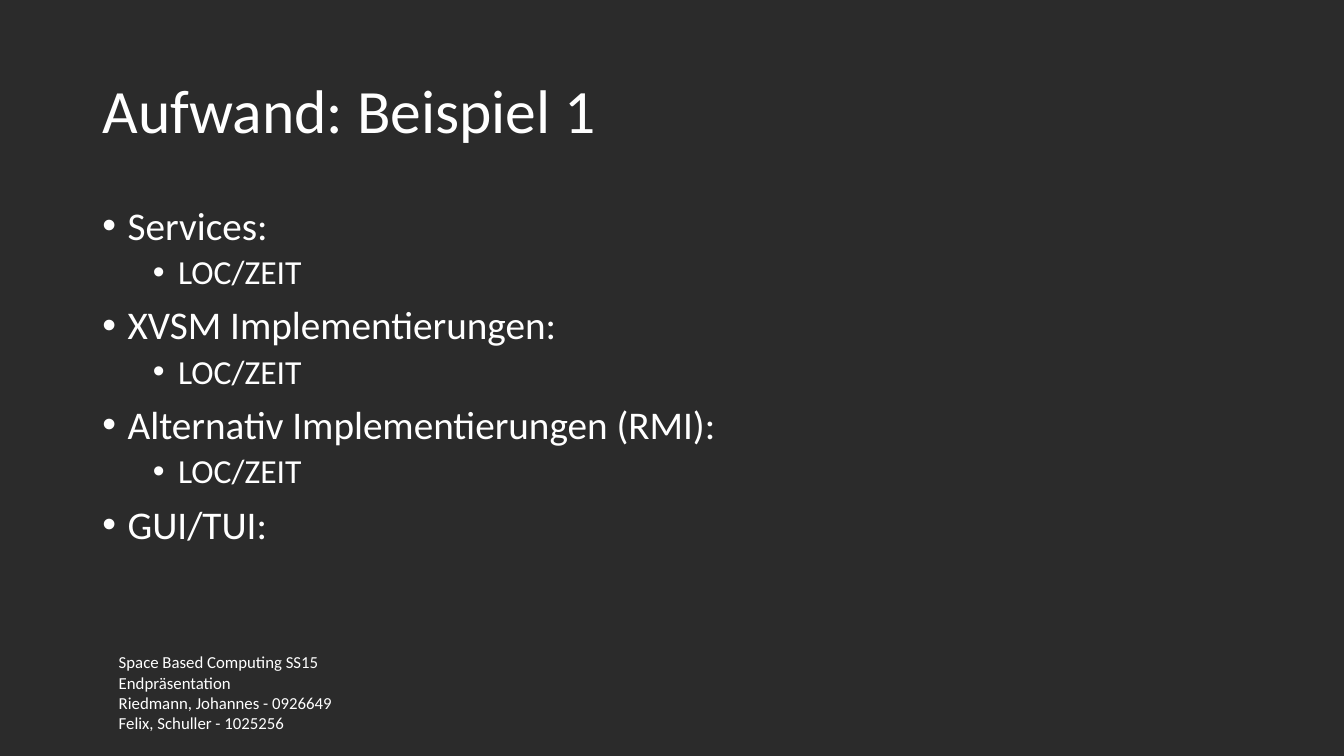
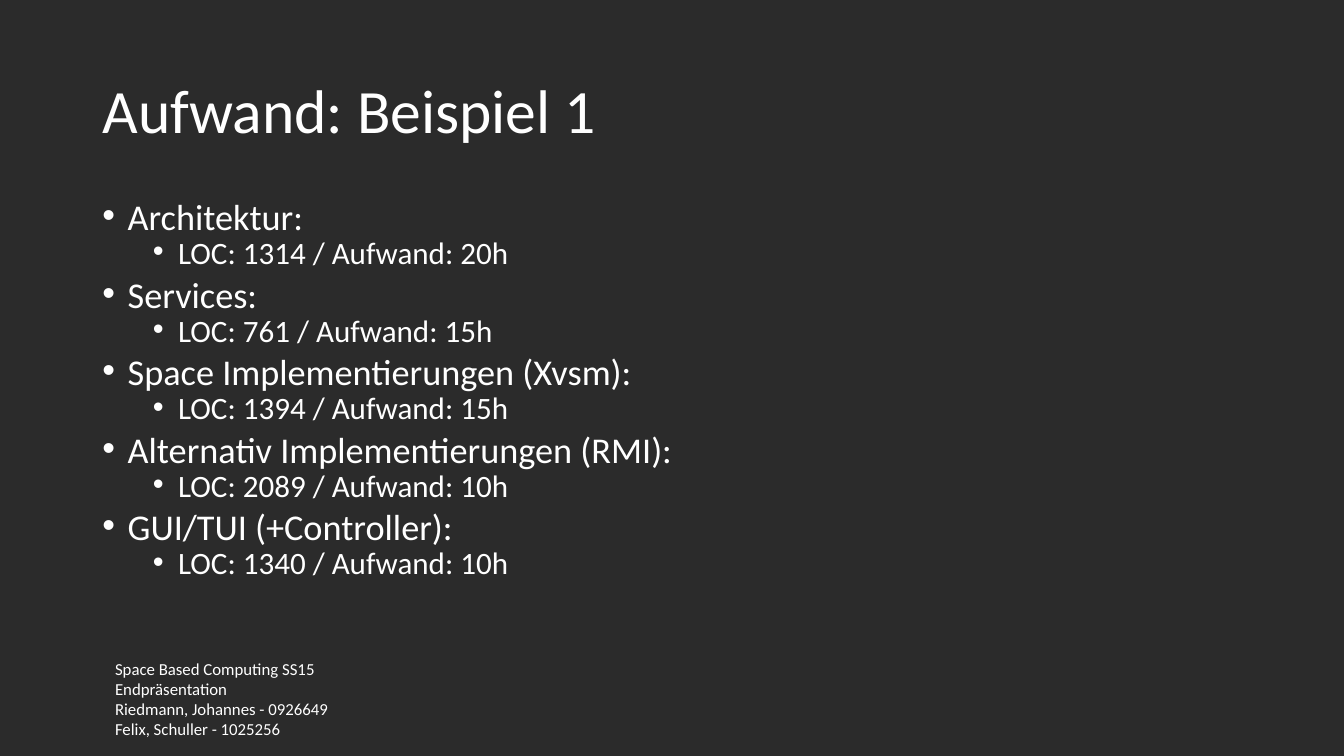
Before and after one commit to fexman/SpaceBasedSS15GsiLuetNit, a slide deck: slide 8 of presentation/presentation.pptx. Drawn at 1344x756 pixels with LibreOffice and Linux fonts; fonts in the diff are those of the drawing; background and template pictures are left out; a plain dark background stands for a picture behind light text. Boxes give left, top, right and bottom in pixels: in the first picture for what was removed or moved away, otherwise in the second. Text is boxed around its words. In the diff, an @@ line names an element or a change of style, - is before the commit and + after.

```diff
--- a/presentation/presentation.pptx
+++ b/presentation/presentation.pptx
@@ text at <box>128,205,508,265</box>: paragraphs added @@
+• Architektur:
+  • LOC: 1314 / Aufwand: 20h
@@ text at <box>128,283,671,470</box>: size 28 to 25.9 pt in "Services:", "Alternativ Implementierungen (RMI):"; line spacing 0.9 to 0.7 @@
@@ text at <box>128,320,631,420</box>: text changed; size 28 to 22.2 pt @@
-  • LOC/ZEIT
-• XVSM Implementierungen:
-  • LOC/ZEIT
+  • LOC: 761 / Aufwand: 15h
+• Space Implementierungen (Xvsm):
+  • LOC: 1394 / Aufwand: 15h
@@ text at <box>128,475,508,575</box>: text changed; size 24 to 22.2 pt @@
-  • LOC/ZEIT
-• GUI/TUI:
+  • LOC: 2089 / Aufwand: 10h
+• GUI/TUI (+Controller):
+  • LOC: 1340 / Aufwand: 10h
@@ text "Space Based Computing SS15": place and size @@
-text "Space Based Computing SS15" at <box>119,656,332,731</box>
+text "Space Based Computing SS15" at <box>115,663,328,737</box>
```
Also in this commit, not shown: 11 other slides changed.
